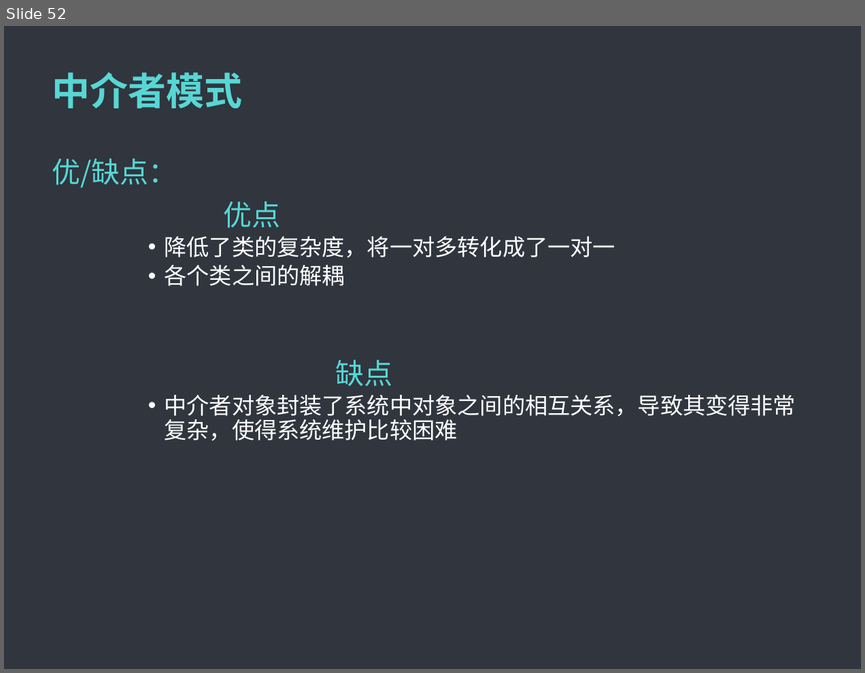
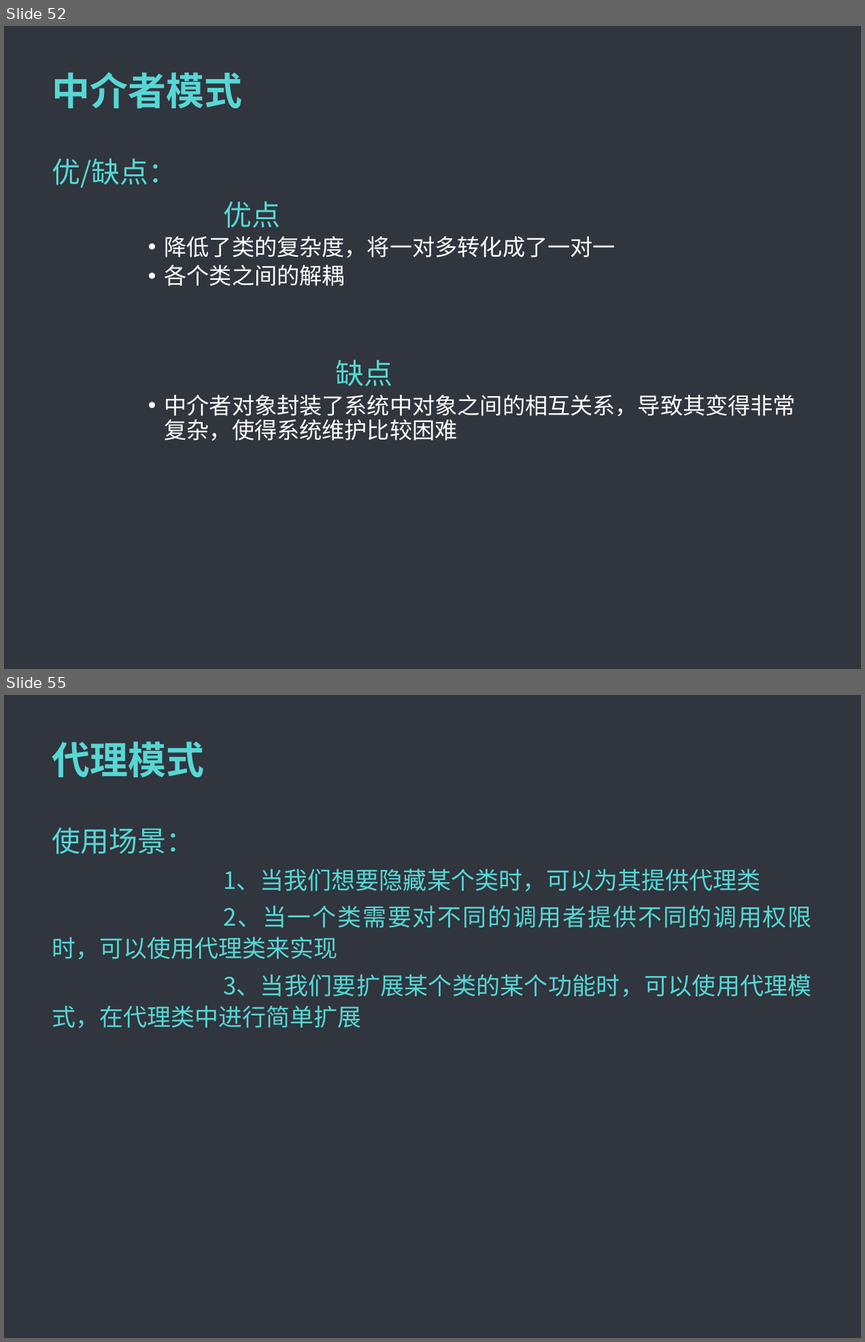
Before and after one commit to MintLy/JavaDesignMode, a slide deck: DesignMode.ppt. Shown one above the other, each under a label of ours: slide 52 before the commit, slides 52 and 55 after it; the slides between them are not shown. The pictures are 865x673 and 865x1342 pixels, drawn with LibreOffice and Linux fonts; fonts in the diff are those of the drawing; background and template pictures are left out. Boxes give left, top, right and bottom in pixels: in the first picture for what was removed or moved away, otherwise in the second. Text is boxed around its words. In the diff, an @@ line names an element or a change of style, - is before the commit and + after.

```diff
--- a/DesignMode.ppt
+++ b/DesignMode.ppt
@@ slide 55 added at <box>4,695,861,1338</box>, background #5F5F5F; not listed: 1 template element that a slide beside it also shows @@
@@ title added at <box>52,741,204,777</box>, 32 pt, text #57D7D4, bold @@
+代理模式
@@ text added at <box>52,828,812,1028</box>, 20 pt, text #57D7D4 @@
+使用场景：
+1、当我们想要隐藏某个类时，可以为其提供代理类
+2、当一个类需要对不同的调用者提供不同的调用权限时，可以使用代理类来实现
+3、当我们要扩展某个类的某个功能时，可以使用代理模式，在代理类中进行简单扩展
```
Also in this commit, not shown: 28 other slides added, 26 other files.
